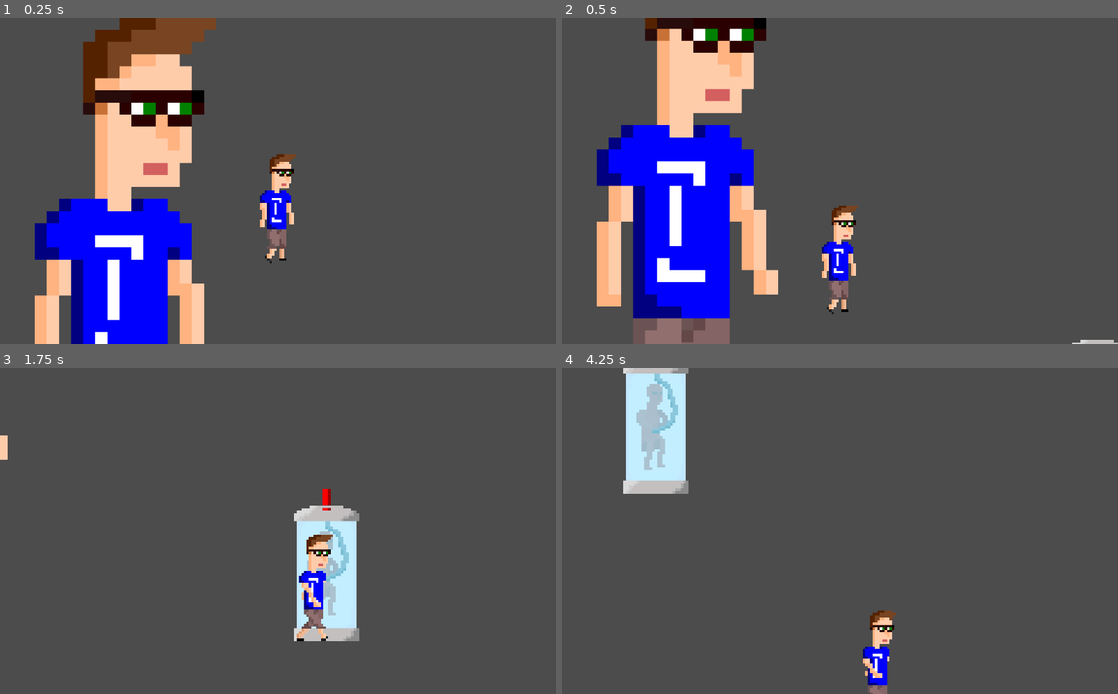
Above: before the commit, frames 1-4 (two rows, left to right).
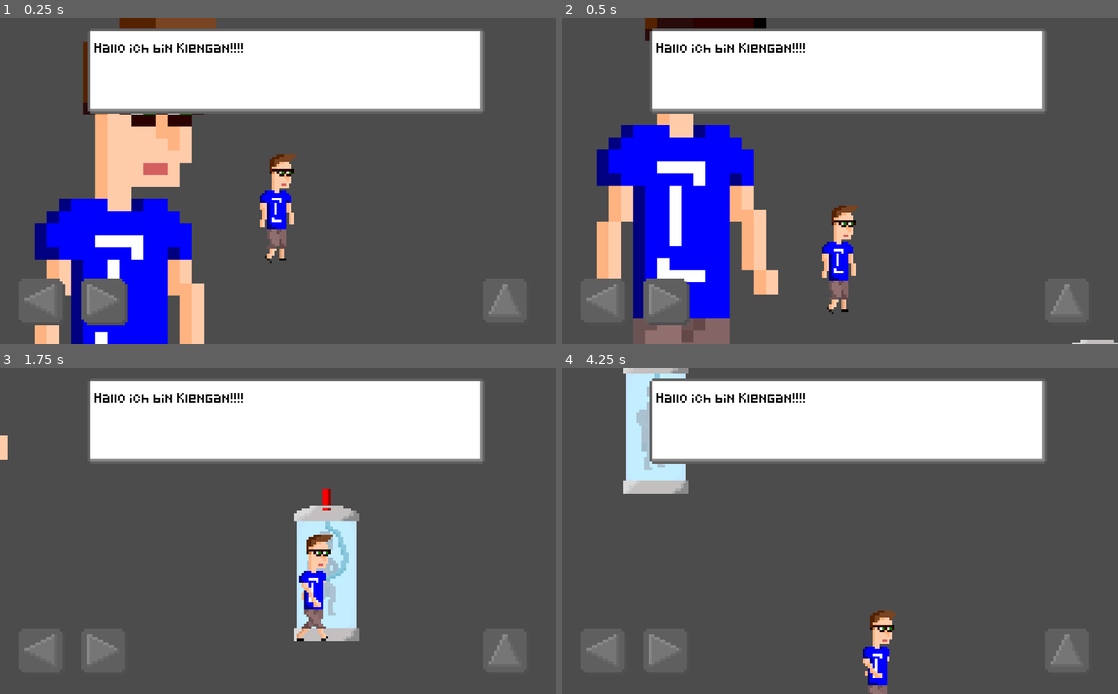
Above: after the commit, the same moments.

Repository: klenganthegame/KlenganTheGame
Game: Godot game, scene res://level/Level1.tscn
The game is run twice, just before and just after one commit, with the same random seed, the same clock (stepped at 60 frames per second) and the same inputs.
Inputs:
- Up to frame 1 (0.25 s): no input
- Up to frame 2 (0.5 s): no input
- Up to frame 3 (1.75 s): hold D (walk_right) from 0.53 s (still down); tap Space (jump) at 0.77, 1.52 s
- Up to frame 4 (4.25 s): release D (walk_right) at 2.03 s; hold A (walk_left) 2.03-2.78 s; hold D (walk_right) from 2.78 s (still down); tap Space (jump) at 3.02, 3.77 s

The runs differ from the first frame. In frame 1, 20% of the frame differs, in the area x 4-94%, y 3-95%; in frame 2, 20%; in frame 3, 19%; in frame 4, 19%.

Commit message:
inserted DialogueBox into klengan scene

Diff:
--- a/objects/level1/Klengan.tscn
+++ b/objects/level1/Klengan.tscn
@@ -15,6 +15,7 @@
 [ext_resource path="res://Sprites/MobileButtons/85/RightPressed_85.png" type="Texture" id=13]
 [ext_resource path="res://Sprites/MobileButtons/85/LeftUnpressed_85.png" type="Texture" id=14]
 [ext_resource path="res://Sprites/MobileButtons/85/LeftPressed_85.png" type="Texture" id=15]
+[ext_resource path="res://objects/mechanics/DialogueBox.tscn" type="PackedScene" id=16]
 
 [sub_resource type="SpriteFrames" id=1]
 animations = [ {
@@ -42,36 +43,34 @@
 scale = Vector2( 0.2, 0.2 )
 frames = SubResource( 1 )
 animation = "walk"
-frame = 4
+frame = 1
 playing = true
 
-[node name="Camera2D" type="Camera2D" parent="."]
-editor/display_folded = true
-current = true
-smoothing_enabled = true
+[node name="CanvasLayer" type="CanvasLayer" parent="."]
 
-[node name="CanvasLayer" type="CanvasLayer" parent="Camera2D"]
-
-[node name="Up" type="TouchScreenButton" parent="Camera2D/CanvasLayer"]
-visible = false
+[node name="Up" type="TouchScreenButton" parent="CanvasLayer"]
 position = Vector2( 890, 480 )
 normal = ExtResource( 10 )
 pressed = ExtResource( 11 )
 action = "jump"
 
-[node name="Right" type="TouchScreenButton" parent="Camera2D/CanvasLayer"]
-visible = false
+[node name="Right" type="TouchScreenButton" parent="CanvasLayer"]
 position = Vector2( 150, 480 )
 normal = ExtResource( 12 )
 pressed = ExtResource( 13 )
 action = "walk_right"
 
-[node name="Left" type="TouchScreenButton" parent="Camera2D/CanvasLayer"]
-visible = false
+[node name="Left" type="TouchScreenButton" parent="CanvasLayer"]
 position = Vector2( 35, 480 )
 normal = ExtResource( 14 )
 pressed = ExtResource( 15 )
 action = "walk_left"
+
+[node name="NinePatchRect" parent="CanvasLayer" instance=ExtResource( 16 )]
+
+[node name="Camera2D" type="Camera2D" parent="."]
+current = true
+smoothing_enabled = true
 
 [node name="CollisionShape2D" type="CollisionShape2D" parent="."]
 position = Vector2( 0, 0.44014 )
Not shown: 1 places in objects/level1/Klengan.tscn that only renumber resources
